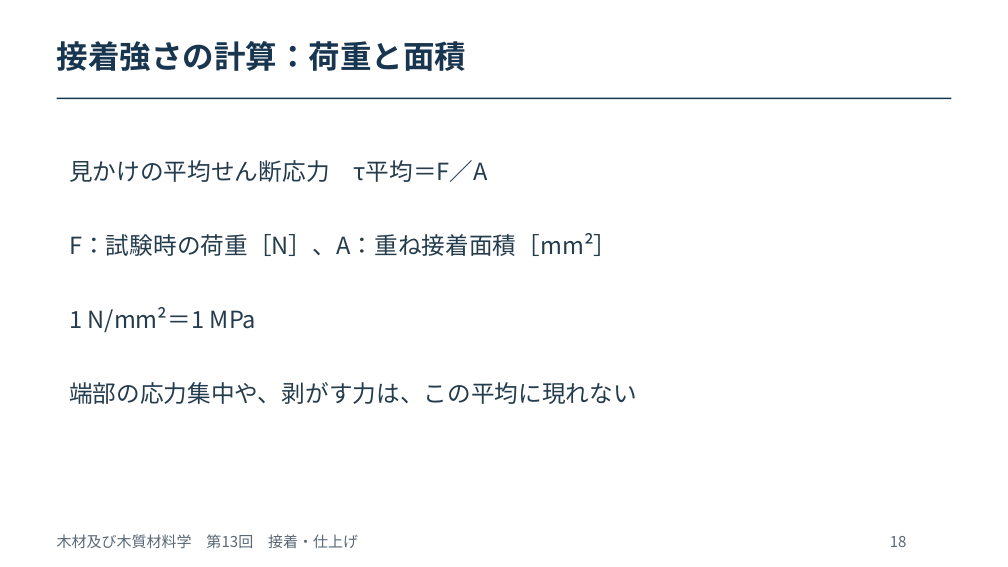
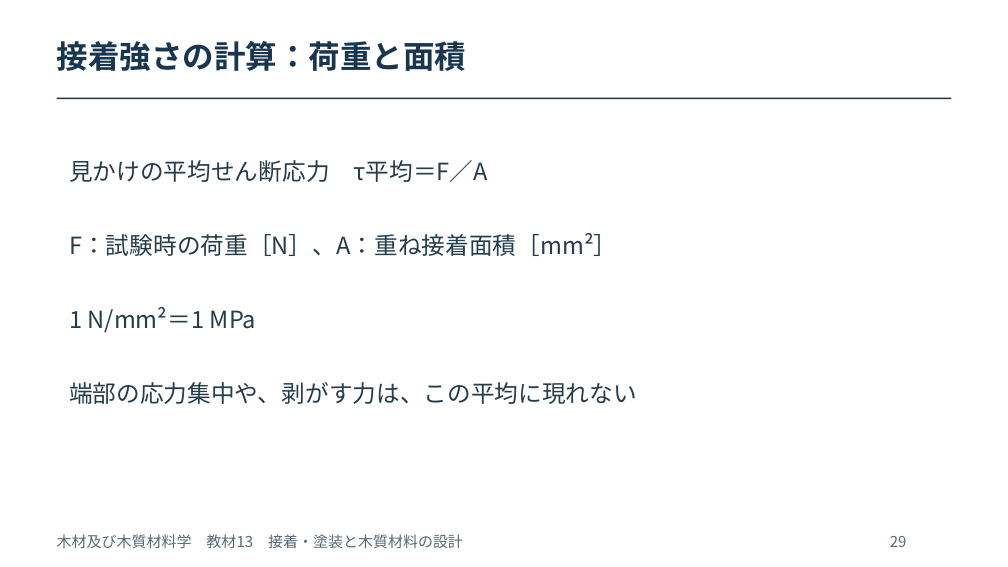
Before and after one commit to zooc-14calbp/wood-science-course, a slide deck: slide 29 of 第13回/13_授業スライド_20261101.pptx (slide 18 before the commit). Drawn at 1008x567 pixels with LibreOffice and Linux fonts; fonts in the diff are those of the drawing. Boxes give left, top, right and bottom in pixels: in the first picture for what was removed or moved away, otherwise in the second. Text is boxed around its words. In the diff, an @@ line names an element or a change of style, - is before the commit and + after.

```diff
--- a/第13回/13_授業スライド_20261101.pptx
+++ b/第13回/13_授業スライド_20261101.pptx
@@ text at bbox=[57, 534, 463, 548]: text changed @@
-木材及び木質材料学 第13回 接着・仕上げ
+木材及び木質材料学 教材13 接着・塗装と木質材料の設計
@@ text at bbox=[890, 536, 907, 547]: text changed @@
-18
+29
```
Also in this commit, not shown: 60 other slides changed, 34 slides added, 14 other files.
